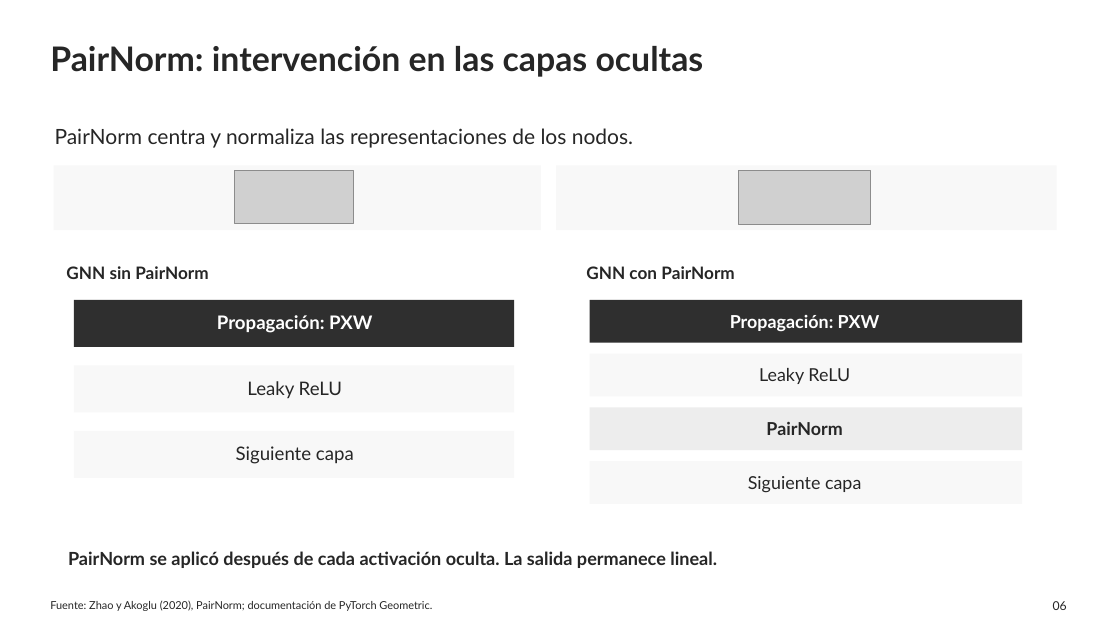
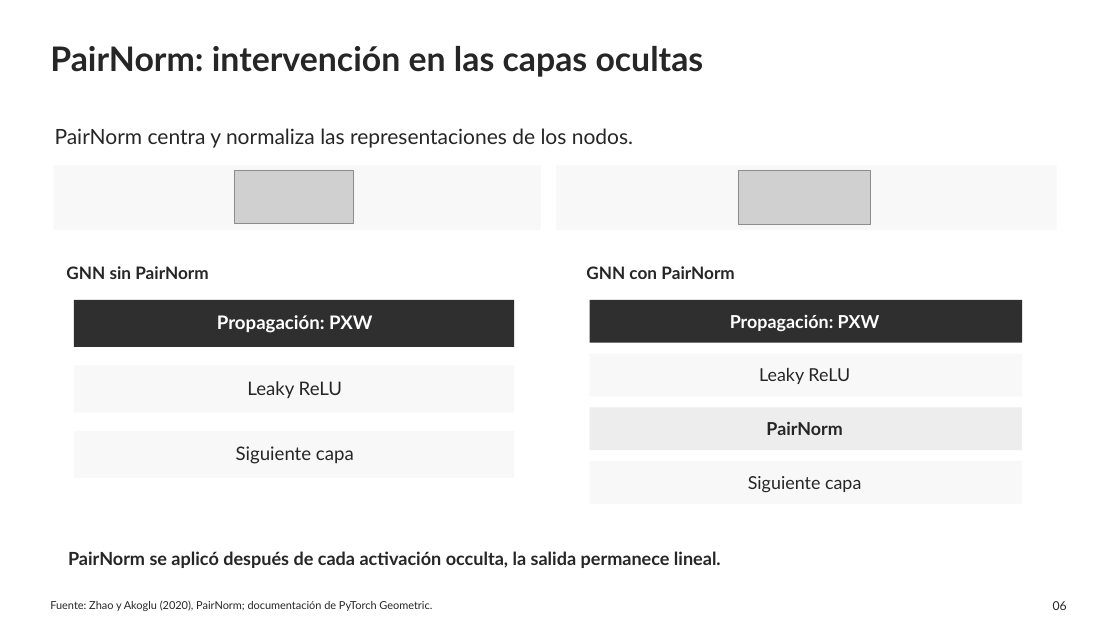
Before and after one commit to WeimarArenas/Proyecto-Grafos, a slide deck: slide 6 of Presentacion_Backward_Oversmoothing.pptx. Drawn at 1120x630 pixels with LibreOffice and Linux fonts; fonts in the diff are those of the drawing; grey boxes stand for pictures. Boxes give left, top, right and bottom in pixels: in the first picture for what was removed or moved away, otherwise in the second. Text is boxed around its words. In the diff, an @@ line names an element or a change of style, - is before the commit and + after.

```diff
--- a/Presentacion_Backward_Oversmoothing.pptx
+++ b/Presentacion_Backward_Oversmoothing.pptx
@@ text at (x1=68, y1=551, x2=721, y2=568): text changed @@
-PairNorm se aplicó después de cada activación oculta. La salida permanece lineal.
+PairNorm se aplicó después de cada activación occulta, la salida permanece lineal.
```
Also in this commit, not shown: 8 other slides changed.
